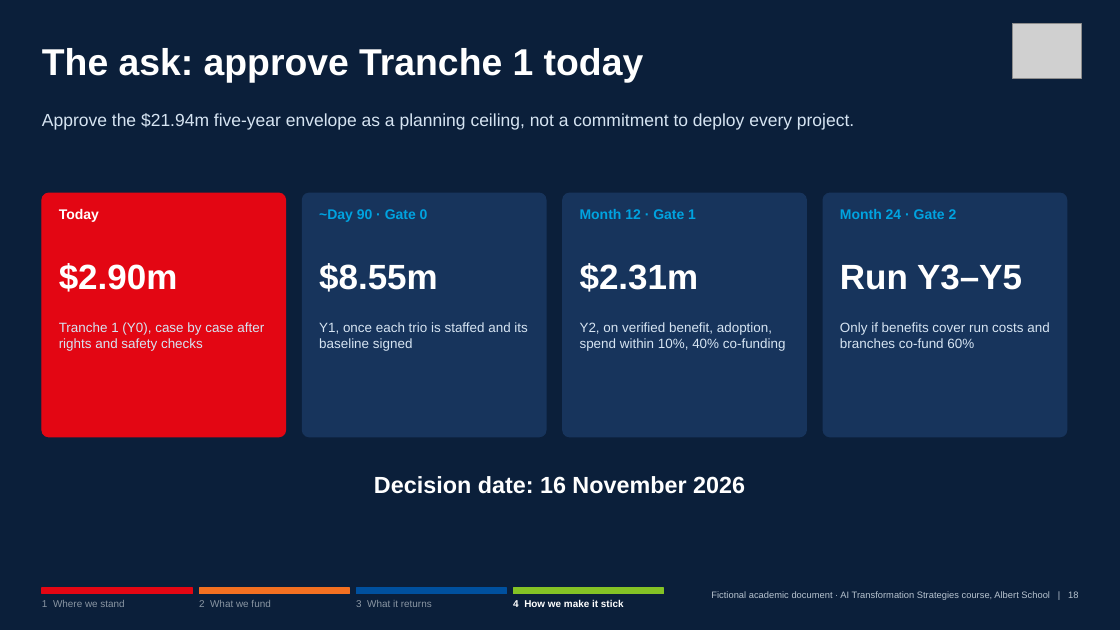
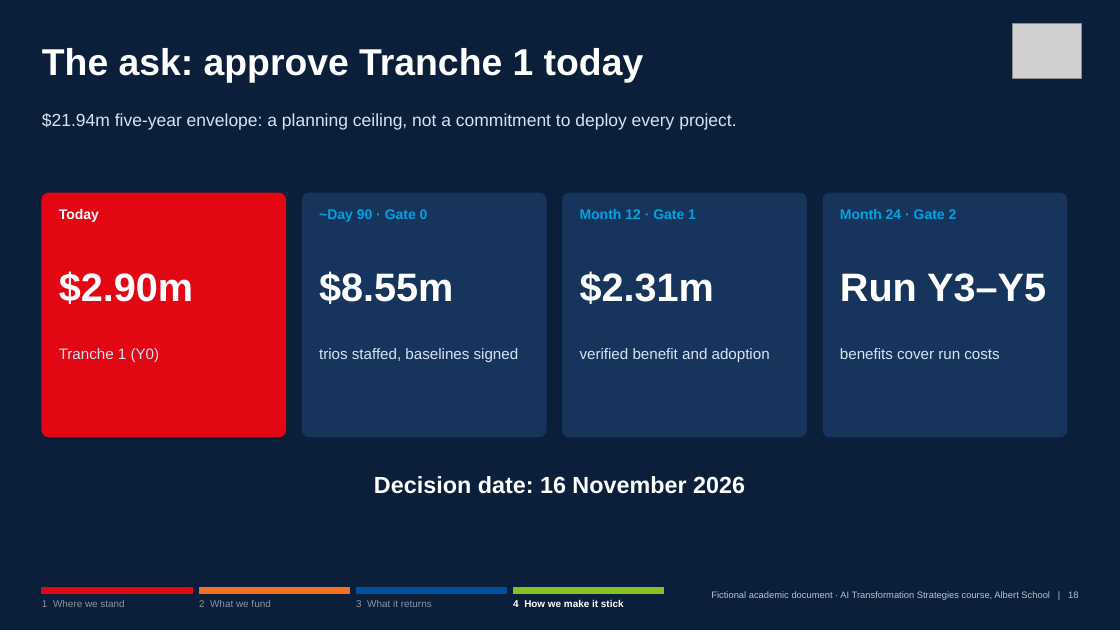
Before and after one commit to Xenodion/ai-transformations-navy, a slide deck: slide 18 of deliverables/slides/ai_strategy_deck.pptx. Drawn at 1120x630 pixels with LibreOffice and Linux fonts; fonts in the diff are those of the drawing; grey boxes stand for pictures. Boxes give left, top, right and bottom in pixels: in the first picture for what was removed or moved away, otherwise in the second. Text is boxed around its words. In the diff, an @@ line names an element or a change of style, - is before the commit and + after.

```diff
--- a/deliverables/slides/ai_strategy_deck.pptx
+++ b/deliverables/slides/ai_strategy_deck.pptx
@@ text at [42, 113, 736, 130]: text changed @@
-Approve the $21.94m five-year envelope as a planning ceiling, not a commitment to deploy every project.
+$21.94m five-year envelope: a planning ceiling, not a commitment to deploy every project.
@@ size 30 to 34 pt in 4 elements at [59, 271, 193, 304], [319, 271, 453, 304], [580, 271, 714, 304], [840, 273, 1046, 302] @@
@@ text at [59, 348, 160, 362]: text changed; size 11.5 to 13 pt @@
-Tranche 1 (Y0), case by case after rights and safety checks
+Tranche 1 (Y0)
@@ text at [319, 348, 519, 362]: text changed; size 11.5 to 13 pt @@
-Y1, once each trio is staffed and its baseline signed
+trios staffed, baselines signed
@@ text at [580, 348, 770, 362]: text changed; size 11.5 to 13 pt @@
-Y2, on verified benefit, adoption, spend within 10%, 40% co-funding
+verified benefit and adoption
@@ text at [840, 348, 999, 359]: text changed; size 11.5 to 13 pt @@
-Only if benefits cover run costs and branches co-fund 60%
+benefits cover run costs
```
Also in this commit, not shown: 19 other slides changed, 2 slides added, 3 other files.
